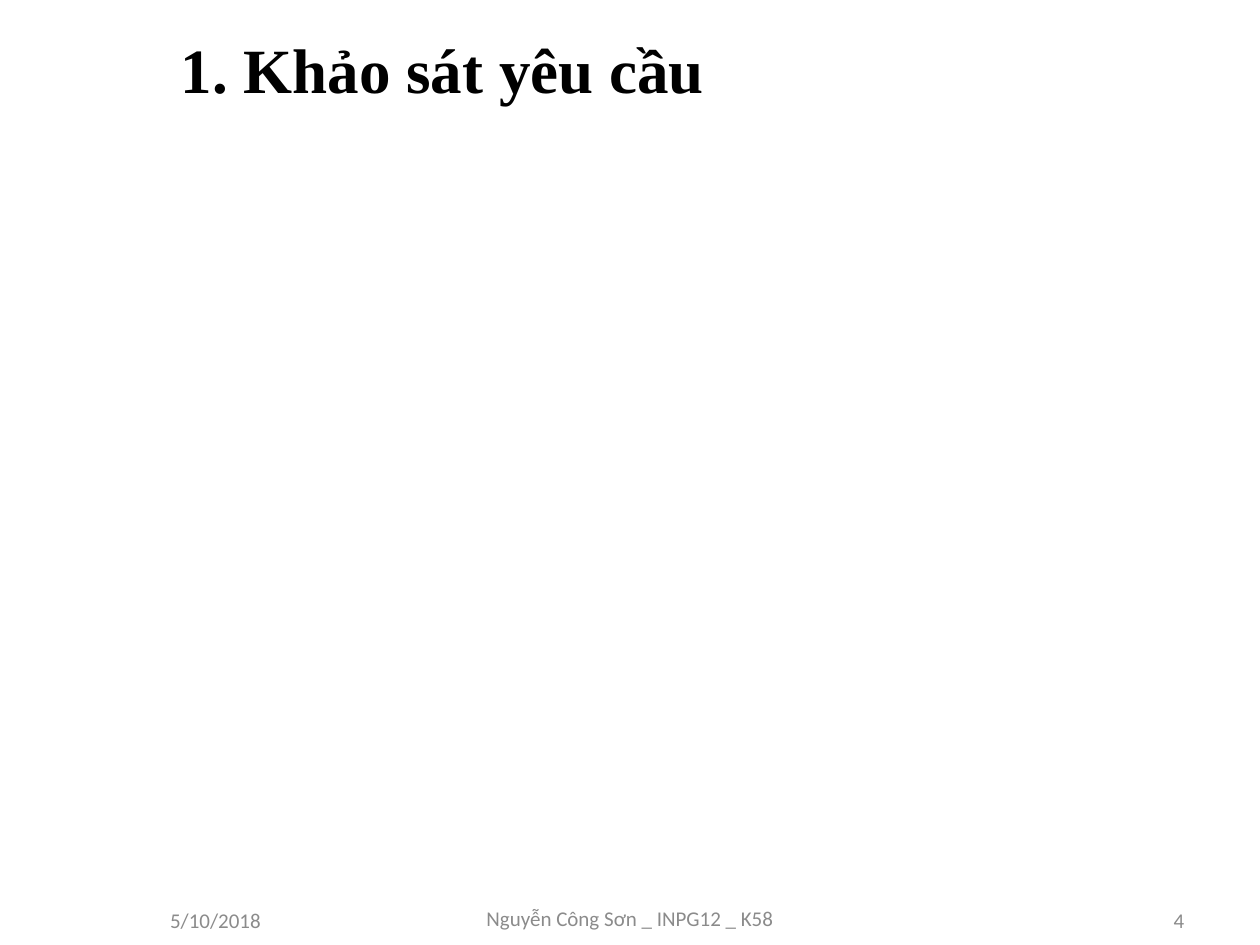
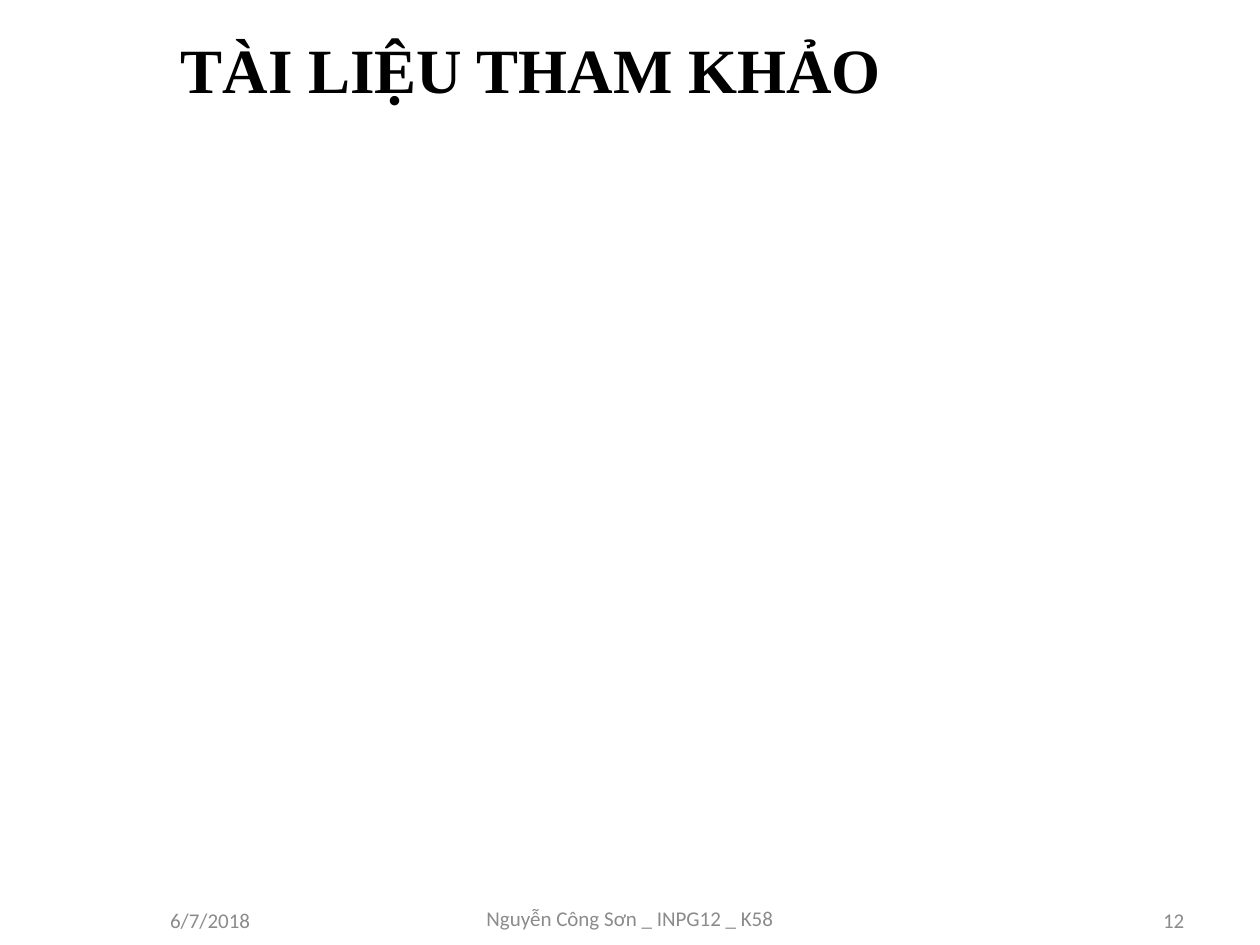
Before and after one commit to sonnc/QT5315, a slide deck: slide 12 of SLIDE ĐỒ ÁN TỐT NGHIỆP.pptx (slide 4 before the commit). Drawn at 1260x945 pixels with LibreOffice and Linux fonts; fonts in the diff are those of the drawing; background and template pictures are left out. Boxes give left, top, right and bottom in pixels: in the first picture for what was removed or moved away, otherwise in the second. Text is boxed around its words. In the diff, an @@ line names an element or a change of style, - is before the commit and + after.

```diff
--- a/SLIDE ĐỒ ÁN TỐT NGHIỆP.pptx
+++ b/SLIDE ĐỒ ÁN TỐT NGHIỆP.pptx
@@ title at <box>181,44,880,105</box>: text changed @@
-1. Khảo sát yêu cầu
+TÀI LIỆU THAM KHẢO
@@ text at <box>170,913,250,929</box>: text changed @@
-5/10/2018
+6/7/2018
@@ page number at <box>1163,914,1184,928</box>: text changed @@
-4
+12
```
Also in this commit, not shown: 5 other slides changed, 6 slides added, 6 other files.
